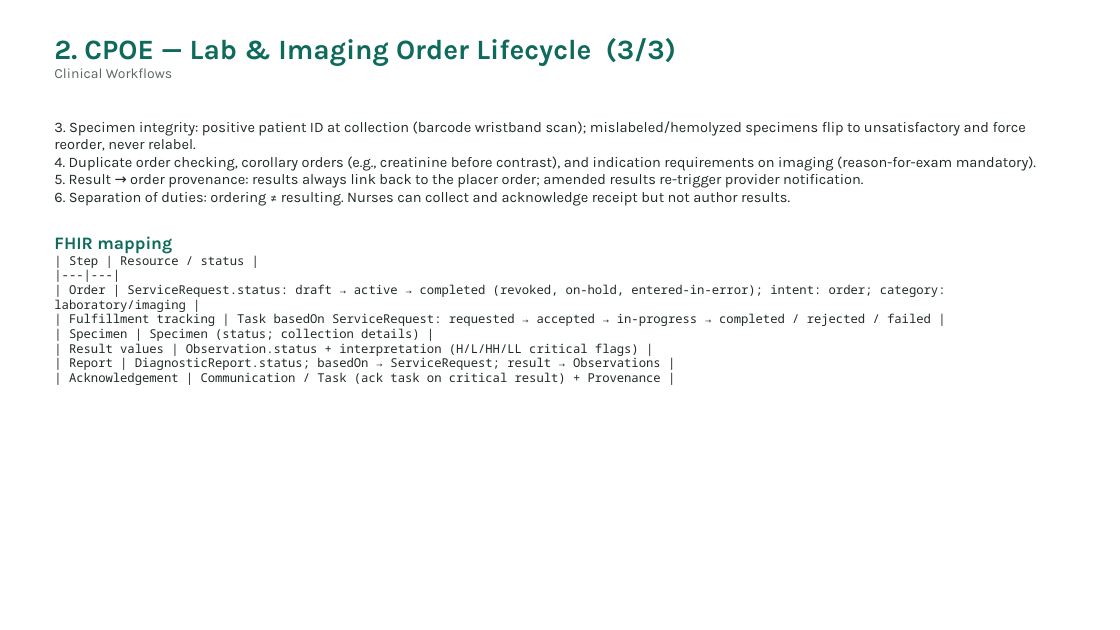
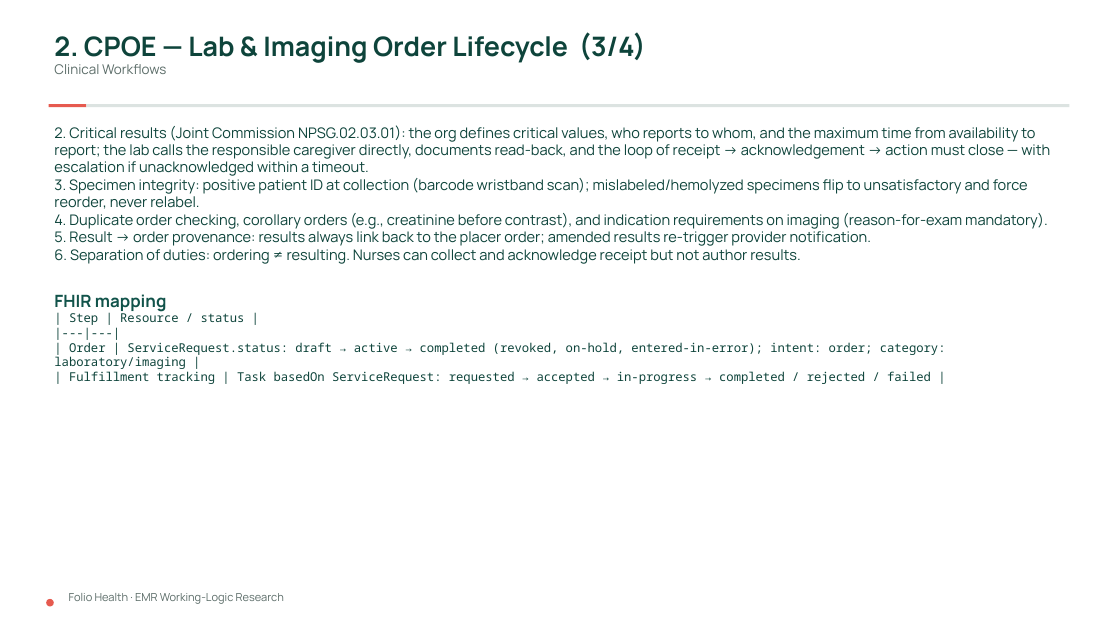
Before and after one commit to Folio-Health/Folio-Health-prototype, a slide deck: slide 22 of folio-health/docs/research/EMR-Working-Logic-Research.pptx. Drawn at 1120x630 pixels with LibreOffice and Linux fonts; fonts in the diff are those of the drawing. Boxes give left, top, right and bottom in pixels: in the first picture for what was removed or moved away, otherwise in the second. Text is boxed around its words. In the diff, an @@ line names an element or a change of style, - is before the commit and + after.

```diff
--- a/folio-health/docs/research/EMR-Working-Logic-Research.pptx
+++ b/folio-health/docs/research/EMR-Working-Logic-Research.pptx
@@ text at box(54, 32, 646, 63): text changed; size 24 to 23 pt; font Karla to Manrope; text colour #0E6B5C to #0E443B @@
-2. CPOE — Lab & Imaging Order Lifecycle (3/3)
+2. CPOE — Lab & Imaging Order Lifecycle (3/4)
@@ text at box(54, 64, 166, 74): size 12 to 11.5 pt, font Karla to Manrope, text colour #5A6663 to #5C6D69 in "Clinical Workflows" @@
@@ rectangle added at box(49, 104, 87, 108), fill #E65A4F @@
@@ rectangle added at box(87, 104, 1070, 108), fill #DCE3E1 @@
@@ text at box(54, 125, 1050, 176): paragraph added @@
+2. Critical results (Joint Commission NPSG.02.03.01): the org defines critical values, who reports to whom, and the maximum time from availability to report; the lab calls the responsible caregiver directly, documents read-back, and the loop of receipt → acknowledgement → action must close — with escalation if unacknowledged within a timeout.
@@ text at box(54, 178, 1048, 384): font Karla to Manrope in "3. Specimen integrity: positive patient ID at ...", "4. Duplicate order checking, corollary orders (e.g., ...", "5. Result → order provenance: results always ...", "6. Separation of duties: ordering ≠ resulting. ..." and 1 more places; text colour #1F2A28 to #0E443B in "3. Specimen integrity: positive patient ID at ...", "4. Duplicate order checking, corollary orders (e.g., ...", "5. Result → order provenance: results always ...", "6. Separation of duties: ordering ≠ resulting. ..." and 4 more places; size 15 to 14.5 pt, text colour #0E6B5C to #11534A in "FHIR mapping" @@
@@ text at box(69, 328, 661, 385): paragraphs removed @@
-| Specimen | Specimen (status; collection details) |
-| Result values | Observation.status + interpretation (H/L/HH/LL critical flags) |
-| Report | DiagnosticReport.status; basedOn → ServiceRequest; result → Observations |
-| Acknowledgement | Communication / Task (ack task on critical result) + Provenance |
@@ ellipse added at box(46, 599, 54, 607), fill #E65A4F @@
@@ text added at box(69, 593, 284, 604), 9.5 pt, text #5C6D69 @@
+Folio Health · EMR Working-Logic Research
```
Also in this commit, not shown: 53 other slides changed, 3 slides added, 2 other files.
